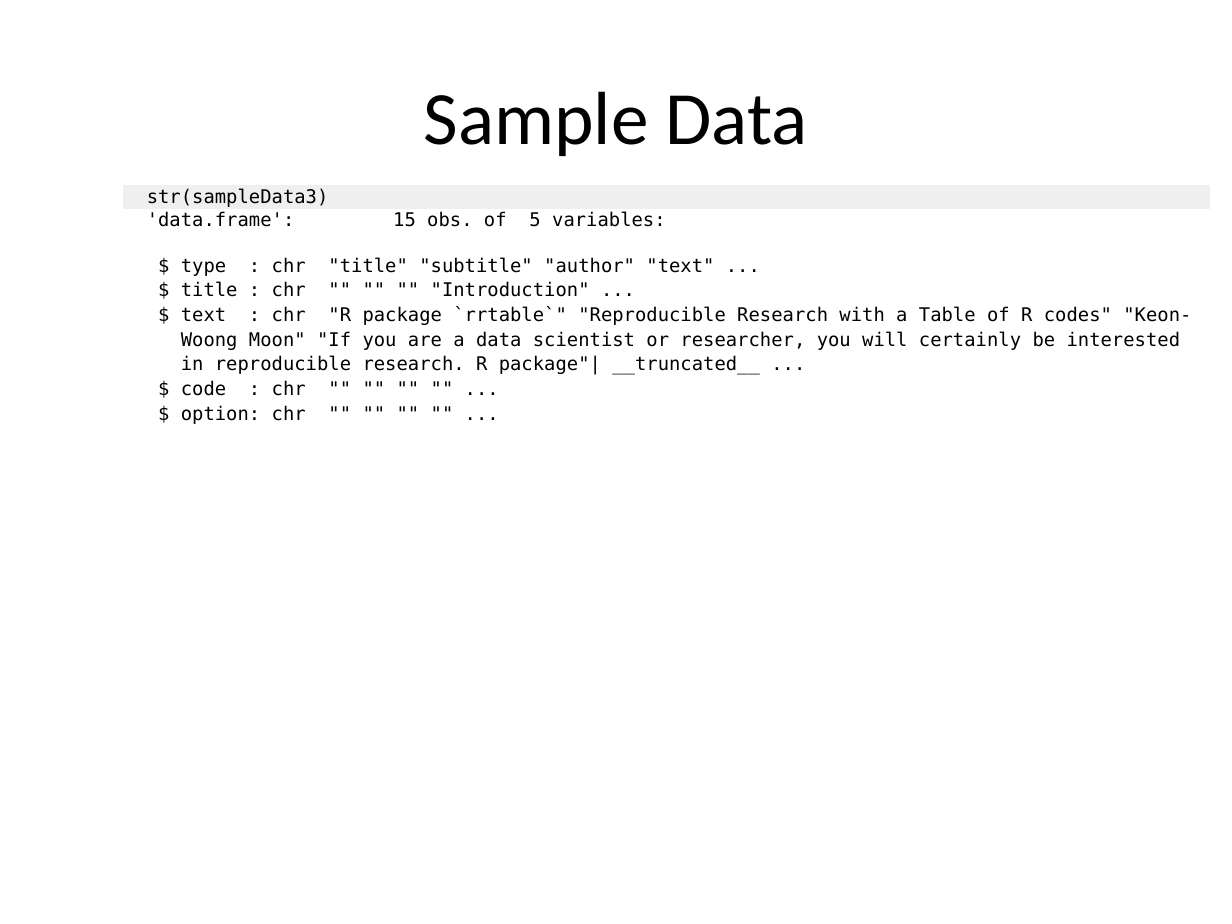
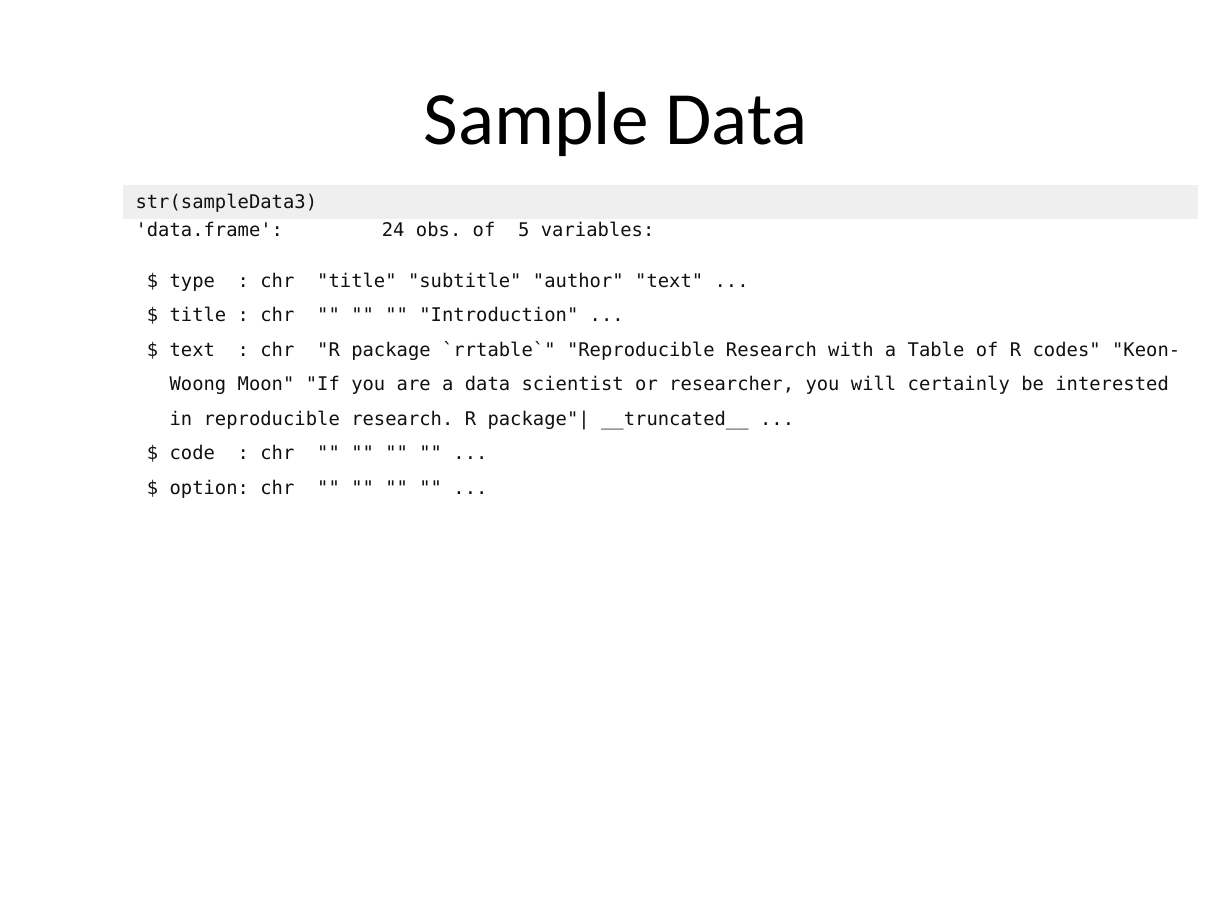
Before and after one commit to cardiomoon/rrtable, a slide deck: slide 5 of inst/doc_examples/sampleData3.pptx. Drawn at 1232x924 pixels with LibreOffice and Linux fonts; fonts in the diff are those of the drawing. Boxes give left, top, right and bottom in pixels: in the first picture for what was removed or moved away, otherwise in the second. Text is boxed around its words. In the diff, an @@ line names an element or a change of style, - is before the commit and + after.

```diff
--- a/inst/doc_examples/sampleData3.pptx
+++ b/inst/doc_examples/sampleData3.pptx
@@ table at bbox=[123, 185, 1199, 554] @@
-row 2, column 2: 'data.frame': 15 obs. of 5 variables:
+row 2, column 2: 'data.frame': 24 obs. of 5 variables:
@@ text colour #000000 to #111111, highlight none to #FFFFFF @@
@@ table: place and size @@
-table at bbox=[123, 185, 1210, 428]
+table at bbox=[123, 185, 1199, 554]
```
Also in this commit, not shown: 10 other slides changed, 6 slides added, 9 other files.
